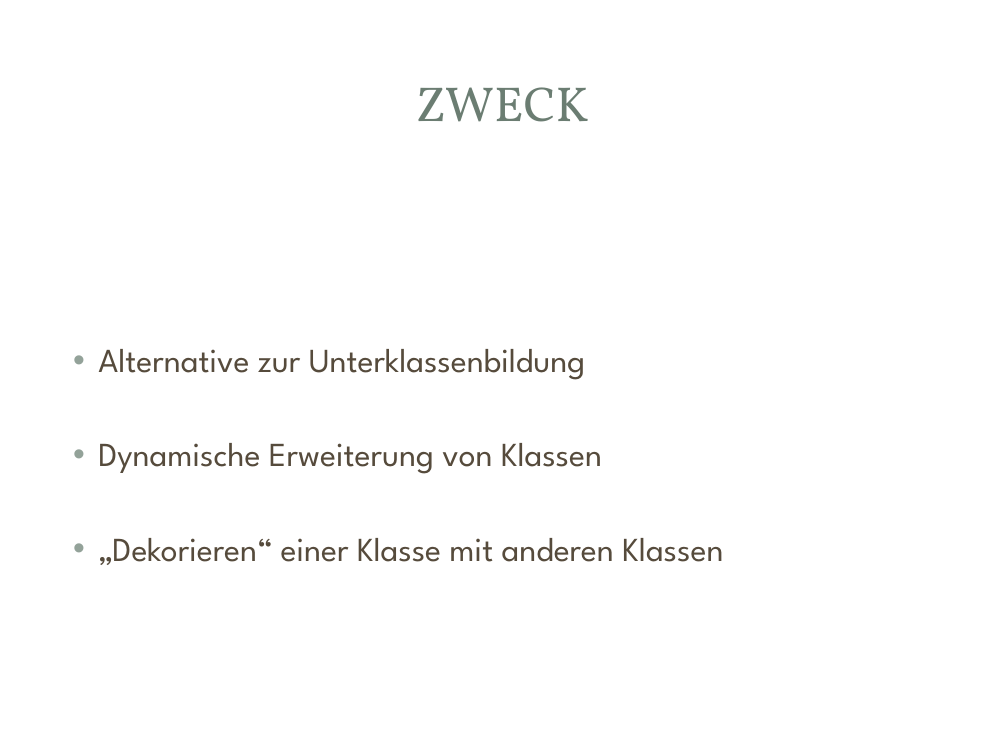
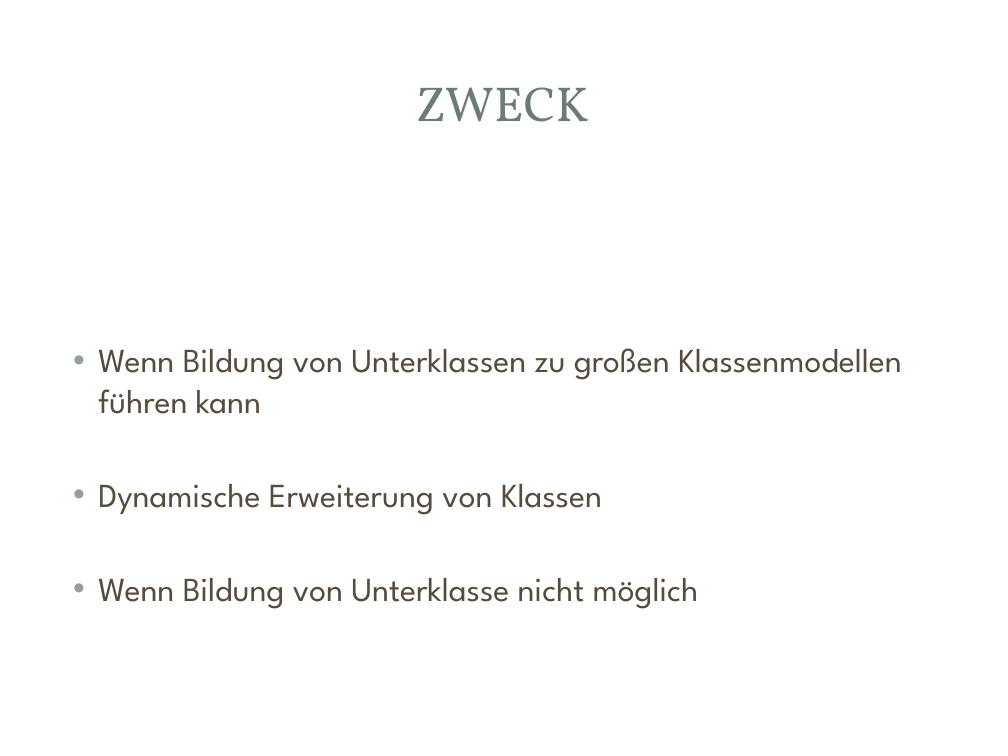
Before and after one commit to lightstalker89/MIT_SAD, a slide deck: slide 2 of 3nd_sem/SA/murrent/Decorater Pattern.pptx. Drawn at 1008x756 pixels with LibreOffice and Linux fonts; fonts in the diff are those of the drawing; background and template pictures are left out. Boxes give left, top, right and bottom in pixels: in the first picture for what was removed or moved away, otherwise in the second. Text is boxed around its words. In the diff, an @@ line names an element or a change of style, - is before the commit and + after.

```diff
--- a/3nd_sem/SA/murrent/Decorater Pattern.pptx
+++ b/3nd_sem/SA/murrent/Decorater Pattern.pptx
@@ text at (98, 348, 902, 414): text changed @@
-• Alternative zur Unterklassenbildung
+• Wenn Bildung von Unterklassen zu großen Klassenmodellen führen kann
@@ text at (98, 578, 699, 609): text changed @@
-• „Dekorieren“ einer Klasse mit anderen Klassen
+• Wenn Bildung von Unterklasse nicht möglich
```
Also in this commit, not shown: 4 other slides changed, 2 slides added, 1 slide removed.
